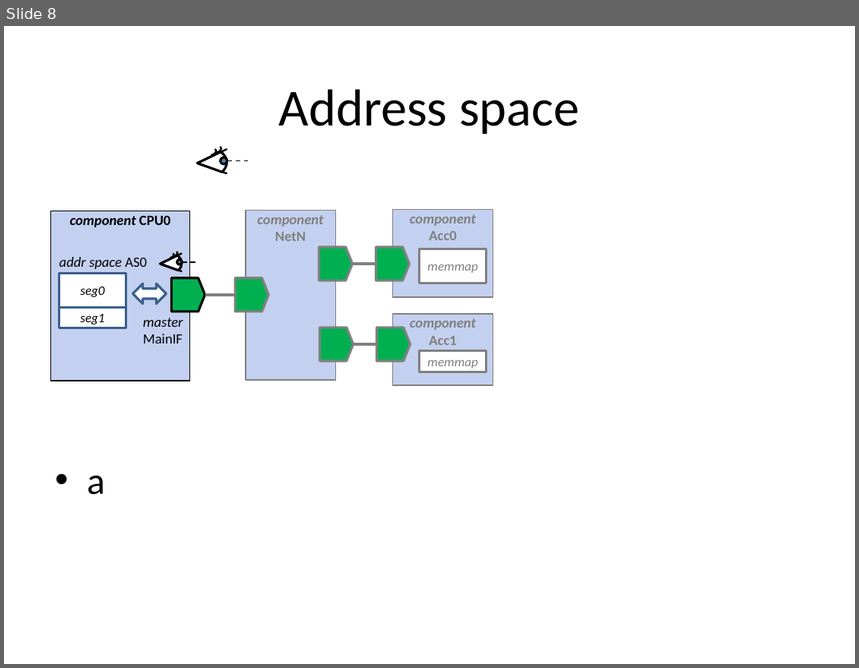
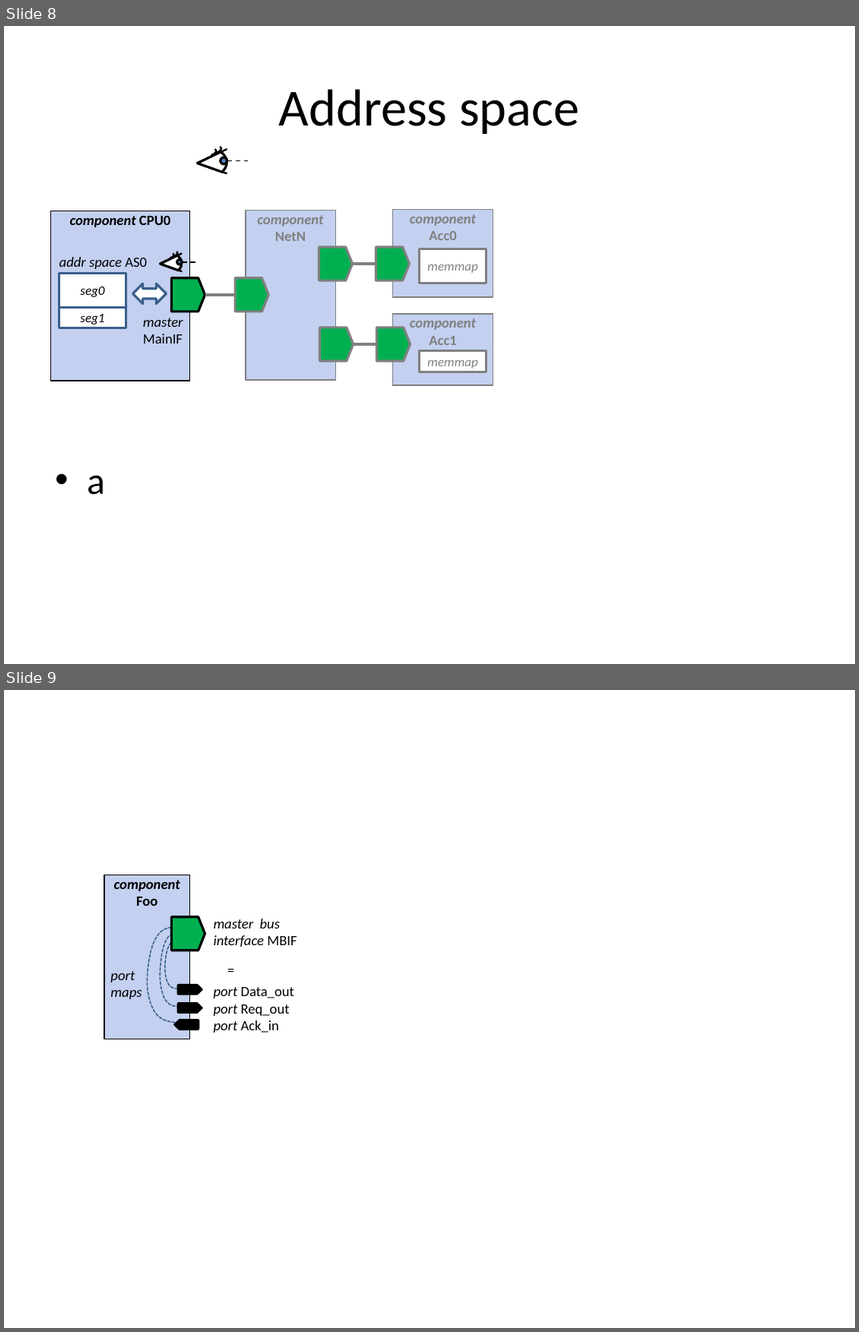
Before and after one commit to Martoni/kactus2, a slide deck: Help/images/img_sources.pptx. Shown one above the other, each under a label of ours: slide 8 before the commit, slides 8 and 9 after it. The pictures are 859x668 and 859x1332 pixels, drawn with LibreOffice and Linux fonts; fonts in the diff are those of the drawing. Boxes give left, top, right and bottom in pixels: in the first picture for what was removed or moved away, otherwise in the second. Text is boxed around its words. In the diff, an @@ line names an element or a change of style, - is before the commit and + after.

```diff
--- a/Help/images/img_sources.pptx
+++ b/Help/images/img_sources.pptx
@@ slide 9 added at (4, 690, 855, 1328), background #FFFFFF @@
@@ rectangle added at (104, 875, 189, 1040), fill #C3D0F0, outline #000000 1 pt, 12 pt, text #000000, bold, italic @@
+component Foo
@@ flow chart offpage connector added at (172, 917, 205, 951), fill #00B050, outline #000000 2 pt @@
@@ freeform shape added at (147, 927, 180, 1024), outline #3A5F8C 1 pt dashed @@
@@ freeform shape added at (160, 933, 180, 1008), outline #3A5F8C 1 pt dashed @@
@@ text added at (214, 919, 297, 1033), 12 pt, text #000000, italic @@
+master bus interface MBIF
+port Data_out
+port Req_out
+port Ack_in
@@ freeform shape added at (165, 941, 179, 989), outline #3A5F8C 1 pt dashed @@
@@ text added at (219, 958, 265, 983), 12 pt, text #000000 @@
+=
@@ text added at (110, 971, 142, 999), 12 pt, text #000000, italic @@
+port maps
@@ flow chart offpage connector added at (177, 986, 202, 994), fill #000000, outline #000000 2 pt @@
@@ flow chart offpage connector added at (177, 1004, 202, 1012), fill #000000, outline #000000 2 pt @@
@@ flow chart offpage connector added at (174, 1021, 198, 1030), fill #000000, outline #000000 2 pt @@
```
Also in this commit, not shown: 23 other files.
